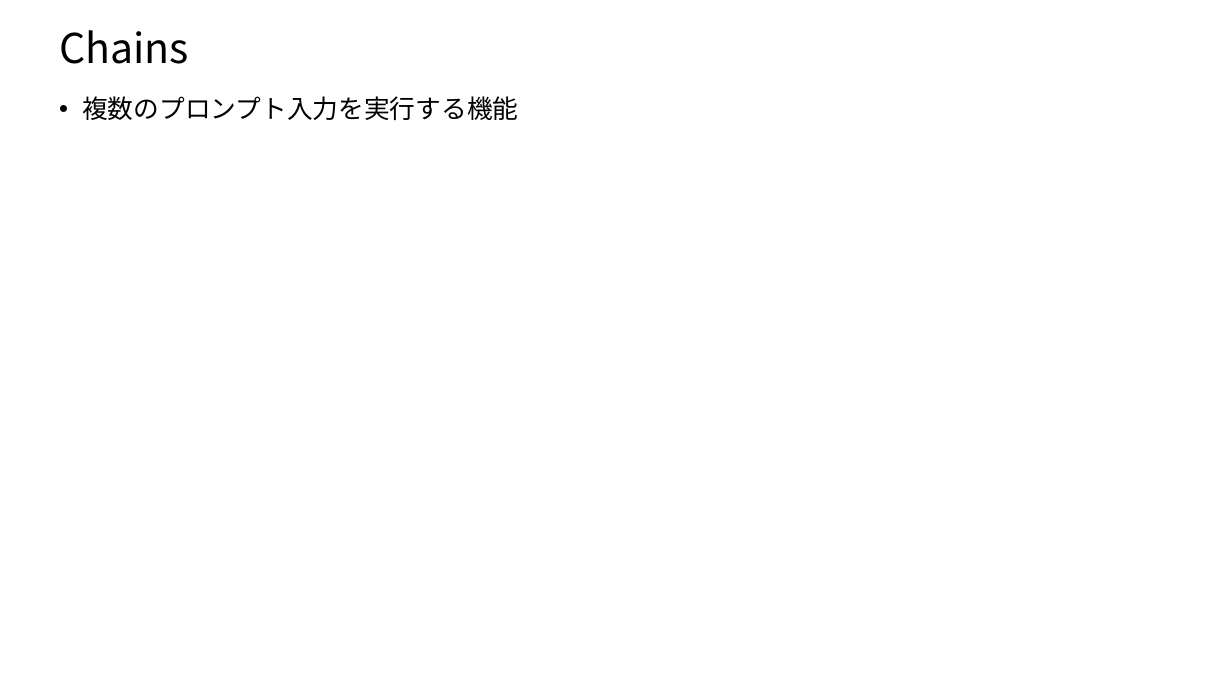
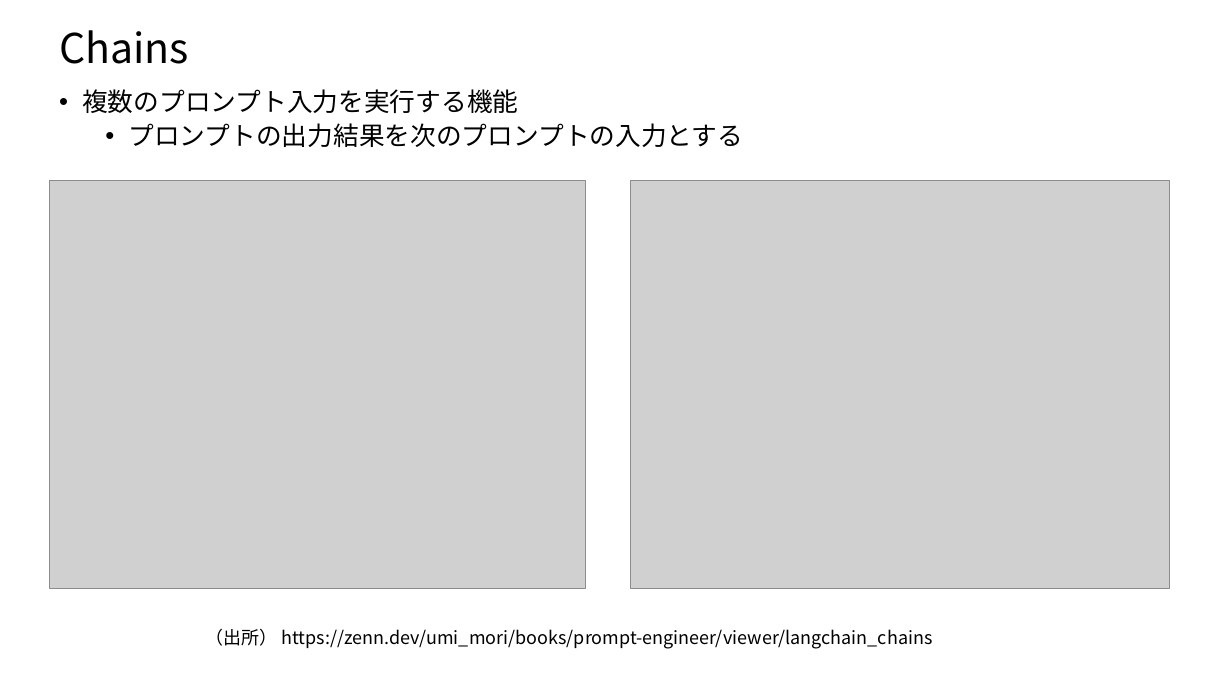
Before and after one commit to nakayasu720/report, a slide deck: slide 23 of LangChainについて.pptx. Drawn at 1232x693 pixels with LibreOffice and Linux fonts; fonts in the diff are those of the drawing; grey boxes stand for pictures. Boxes give left, top, right and bottom in pixels: in the first picture for what was removed or moved away, otherwise in the second. Text is boxed around its words. In the diff, an @@ line names an element or a change of style, - is before the commit and + after.

```diff
--- a/LangChainについて.pptx
+++ b/LangChainについて.pptx
@@ text at (x1=128, y1=123, x2=743, y2=147): paragraph added @@
+  • プロンプトの出力結果を次のプロンプトの入力とする
@@ picture added at (x1=50, y1=180, x2=586, y2=588) @@
@@ picture added at (x1=630, y1=180, x2=1170, y2=588) @@
@@ text added at (x1=205, y1=628, x2=933, y2=649), 14 pt, text #000000 @@
+（出所） https://zenn.dev/umi_mori/books/prompt-engineer/viewer/langchain_chains
```
Also in this commit, not shown: 10 other slides changed, 1 slide added.
